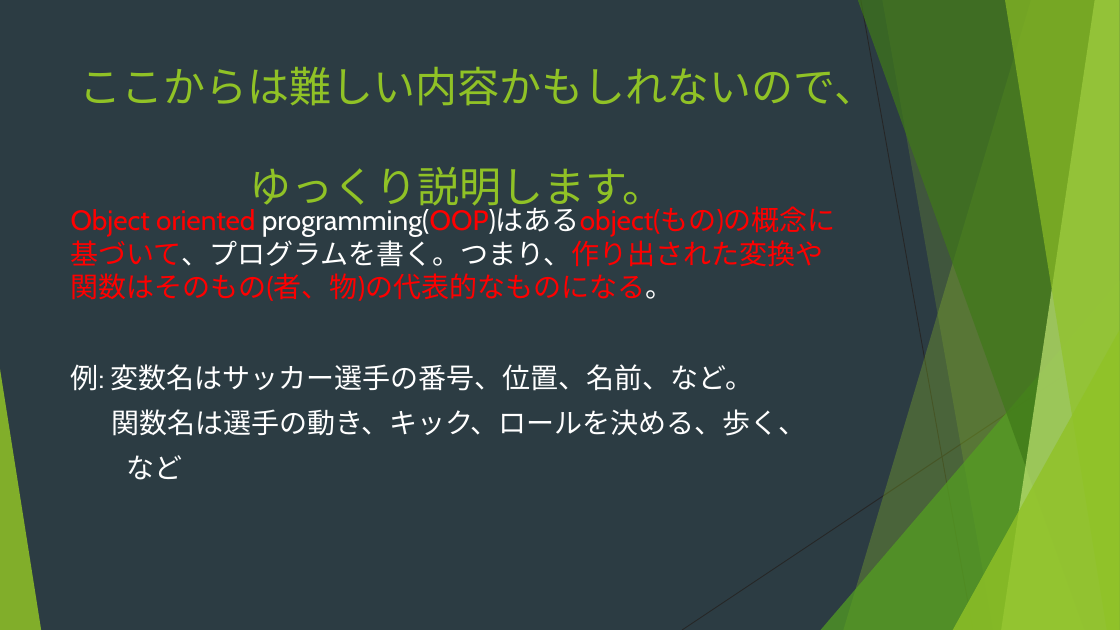
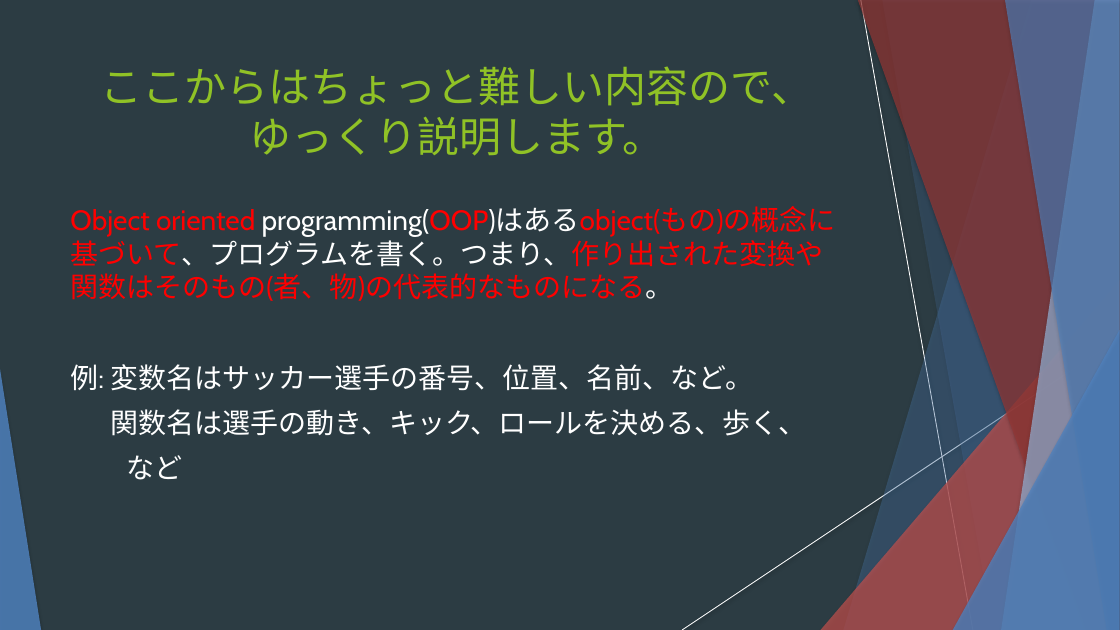
Before and after one commit to anhquan18/2018-, a slide deck: slide 12 of OOP.pptx. Drawn at 1120x630 pixels with LibreOffice and Linux fonts; fonts in the diff are those of the drawing. Boxes give left, top, right and bottom in pixels: in the first picture for what was removed or moved away, otherwise in the second. Text is boxed around its words. In the diff, an @@ line names an element or a change of style, - is before the commit and + after.

```diff
--- a/OOP.pptx
+++ b/OOP.pptx
@@ freeform shape at box(844, 0, 1120, 630): fill #90C226 at 30% opacity to #4F81BD at 30% opacity; shadow on @@
@@ freeform shape at box(858, 0, 1120, 630): fill #3F7819 at 70% opacity to #953735 at 70% opacity; shadow on @@
@@ line (861, 0) - (973, 630): stroke #262626 0.75 pt to #FFFFFF 0.74 pt @@
@@ freeform shape at box(882, 0, 1120, 630): fill #90C226 at 20% opacity to #4F81BD at 20% opacity; shadow on; outline redrawn @@
@@ freeform shape at box(1002, 0, 1120, 630): fill #C0E474 at 70% opacity to #95B3D7 at 70% opacity; shadow on @@
@@ freeform shape at box(1005, 0, 1120, 630): fill #90C226 at 65% opacity to #4F81BD at 65% opacity; shadow on @@
@@ text at box(101, 66, 813, 156): text changed @@
-ここからは難しい内容かもしれないので、
-ゆっくり説明します。
+ここからはちょっと難しい内容ので、
+ゆっくり説明します。
@@ triangle at box(821, 280, 1120, 630): fill #54A021 at 72% opacity to #C0504D at 72% opacity; shadow on @@
@@ line (1120, 339) - (682, 630): stroke #262626 0.75 pt to #FFFFFF 0.74 pt @@
@@ triangle at box(953, 330, 1120, 630): fill #90C226 at 80% opacity to #4F81BD at 80% opacity; shadow on @@
@@ triangle at box(0, 369, 41, 630): fill #90C226 at 85% opacity to #4F81BD at 85% opacity; shadow on @@
```
Also in this commit, not shown: 20 other slides changed, 4 slides added, 4 slides removed.
